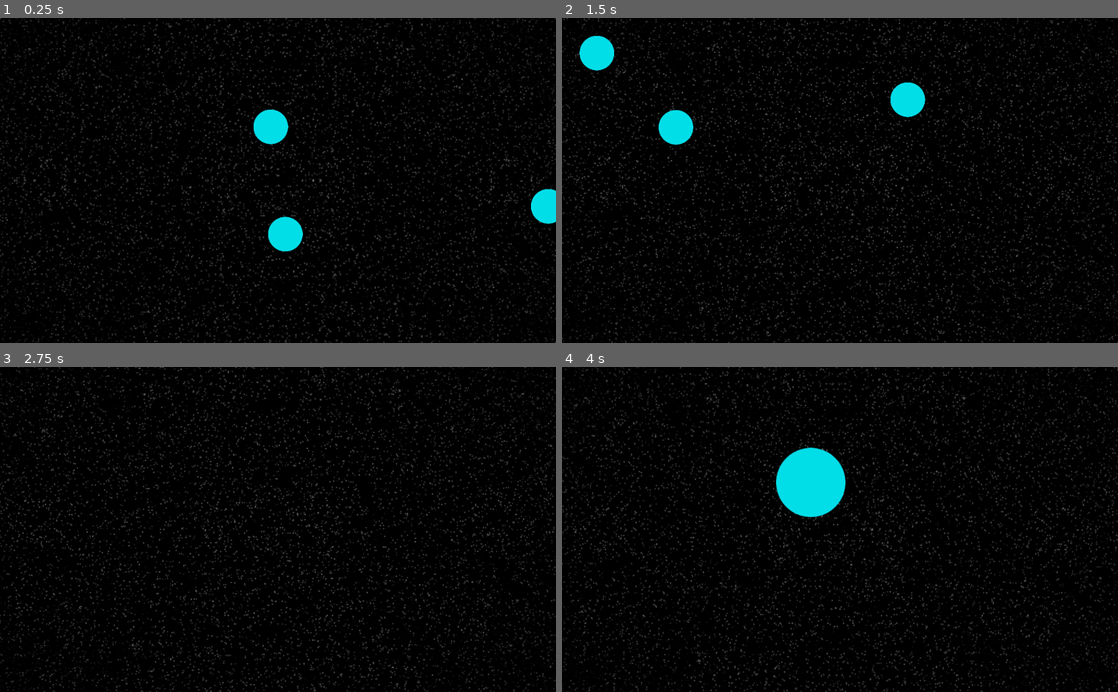
Above: before the commit, frames 1-4 (two rows, left to right).
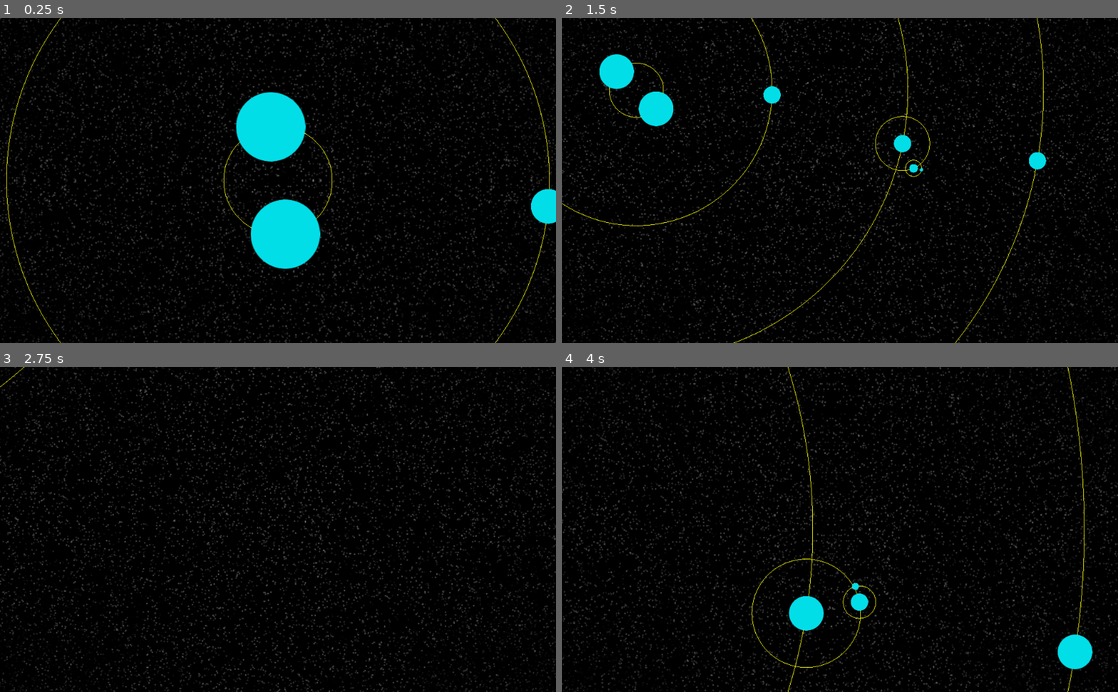
Above: after the commit, the same moments.

Repository: Neerti/AutonomyGame
Game: Godot game, scene res://Main.tscn
Two runs of this game, one before a commit and one after it. Both use one fixed random seed, a clock stepped at 60 frames per second and the inputs below.
Inputs:
- Up to frame 1 (0.25 s): no input
- Up to frame 2 (1.5 s): hold Right (ui_right) 0.53-1.28 s; hold Page Up (zoom_in) 0.53-1.28 s; hold Down (ui_down) from 1.28 s (still down); tap Page Down (zoom_out) at 1.35 s
- Up to frame 3 (2.75 s): release Down (ui_down) at 2.03 s; hold Right (ui_right) from 2.03 s (still down); hold Page Up (zoom_in) from 2.03 s (still down)
- Up to frame 4 (4 s): release Right (ui_right) at 2.78 s; release Page Up (zoom_in) at 2.78 s; hold Up (ui_up) 2.78-3.53 s; tap Page Down (zoom_out) at 2.85 s; hold Left (ui_left) from 3.53 s (still down); hold Page Up (zoom_in) from 3.53 s (still down)

The runs differ from the first frame. In frame 1, 3.7% of the frame differs, in the area x 1-99%, y 0-100%; in frame 2, 13%, in the area x 0-100%, y 0-100%; in frame 3, 9.8%; in frame 4, 13%.

Commit message:
Adds orbital paths.

Diff:
--- a/Game/Camera.gd
+++ b/Game/Camera.gd
@@ -1,9 +1,9 @@
 extends Node2D
 
 const CAMERA_SPEED = 1000
-const ZOOM_STEP = 0.5
-const ZOOM_MIN = 0.5
-const ZOOM_MAX = 10.0
+const ZOOM_STEP = 1.0
+const ZOOM_MIN = 1.0
+const ZOOM_MAX = 20.0
 
 func _process(delta):
 	var velocity = Vector2()
--- a/Game/Data/test_galaxy.json
+++ b/Game/Data/test_galaxy.json
@@ -14,24 +14,27 @@
 				},
 				"Planet A": {
 					"distance": 0.5,
+					"scale": 0.5
 				},
 				"Planet B": {
 					"distance": 1.0,
+					"scale": 0.5,
 					"orbitals": {
 						"Moon A": {
 							"distance": 0.1,
-							"scale": 0.5,
+							"scale": 0.25,
 							"orbitals": {
 								"Station A": {
-									"distance": 0.05,
-									"scale": 0.25
+									"distance": 0.03,
+									"scale": 0.1
 								}
 							}
 						}
 					}
 				},
 				"Planet C": {
-					"distance": 1.5
+					"distance": 1.5,
+					"scale": 0.5
 				},
 			}
 		}
--- a/Game/Map.gd
+++ b/Game/Map.gd
@@ -1,8 +1,5 @@
 extends Node
 
-# class member variables go here, for example:
-# var a = 2
-# var b = "textvar"
 var default_galaxy_path = "res://Data/test_galaxy.json"
 
 func _ready():
@@ -35,7 +32,6 @@
 		return
 
 
-
 func generate_map_from_dict(dict):
 	if typeof(dict) != TYPE_DICTIONARY:
 		printerr("Error: generate_map_from_dict(): Was not given dictionary input.")
@@ -45,6 +41,7 @@
 	for key in solar_systems:
 		print(key, " -> ", solar_systems[key])
 		build_system_from_dict(key, solar_systems[key])
+
 
 # Builds star systems from a dictionary.
 func build_system_from_dict(new_name, dict):
@@ -82,7 +79,8 @@
 
 	# TODO: Constructor?
 	if dict.has("scale"):
-		new_orbital.scale = Vector2(dict["scale"], dict["scale"])
+		# Note, DO NOT scale the base object, or it will mess up a lot of things.
+		new_orbital.scale_sprite(Vector2(dict["scale"], dict["scale"]))
 	if dict.has("angle"):
 		new_orbital.initial_angle = dict["angle"]
 
--- /dev/null
+++ b/Game/OrbitPath.gd
@@ -0,0 +1,35 @@
+extends Node2D
+
+# Draws a basic circle to represent the orbital path.
+# If orbits are ever refactored to be capable of elipical orbits, this will also require a rewrite.
+
+#func draw_empty_circle(Vector2 circle_center, Vector2 circle_radius, Color color, int resolution):
+# Taken from https://www.reddit.com/r/godot/comments/3ktq39/drawing_empty_circles_and_curves/
+func draw_empty_circle(circle_center, circle_radius, color, resolution):
+	var draw_counter = 1
+	var line_origin = Vector2()
+	var line_end = Vector2()
+	line_origin = circle_radius + circle_center
+
+	while draw_counter <= 360:
+		line_end = circle_radius.rotated(deg2rad(draw_counter)) + circle_center
+		draw_line(line_origin, line_end, color)
+		draw_counter += 1 / resolution
+		line_origin = line_end
+
+	line_end = circle_radius.rotated(deg2rad(360)) + circle_center
+	draw_line(line_origin, line_end, color)
+
+func _draw():
+	draw_empty_circle(
+		#	get_parent().get_parent().position ,
+			-get_parent().position,
+		#	Vector2(get_parent().orbital_distance * 1000, get_parent().orbital_distance * 1000),
+			position - get_parent().position,
+			Color(255, 255, 0),
+			1
+			)
+
+
+func _process(delta):
+	update()
--- a/Game/Orbital.gd
+++ b/Game/Orbital.gd
@@ -1,4 +1,4 @@
-extends Position2D
+extends "res://System.gd"
 
 # This implements a fake circular orbit around the node's parent.
 # Maybe someday it can be refactored to include ellipical orbits.
@@ -79,3 +79,6 @@
 	var period = pow(distance_from_parent, 3)
 	period = sqrt(period)
 	return period
+
+func scale_sprite(new_vector2):
+	$"Sprite".scale = new_vector2
--- a/Game/Orbital.tscn
+++ b/Game/Orbital.tscn
@@ -1,7 +1,8 @@
-[gd_scene load_steps=3 format=2]
+[gd_scene load_steps=4 format=2]
 
 [ext_resource path="res://Orbital.gd" type="Script" id=1]
-[ext_resource path="res://Star/star_placeholder.png" type="Texture" id=2]
+[ext_resource path="res://OrbitPath.gd" type="Script" id=2]
+[ext_resource path="res://Star/star_placeholder.png" type="Texture" id=3]
 
 [node name="Orbiter" type="Position2D"]
 
@@ -11,9 +12,14 @@
 orbital_distance = 1
 initial_angle = null
 
-[node name="Sprite" type="Sprite" parent="." index="0"]
+[node name="OrbitPath" type="Node2D" parent="." index="0"]
+
+z_index = -1
+script = ExtResource( 2 )
+_sections_unfolded = [ "Transform", "Z Index" ]
+
+[node name="Sprite" type="Sprite" parent="." index="1"]
 
 modulate = Color( 0.0107117, 0.871718, 0.914062, 1 )
-scale = Vector2( 0.5, 0.5 )
-texture = ExtResource( 2 )
-_sections_unfolded = [ "Transform" ]
+texture = ExtResource( 3 )
+_sections_unfolded = [ "Transform", "Z Index" ]
--- a/Game/System.gd
+++ b/Game/System.gd
@@ -1,15 +1,35 @@
 extends Position2D
 
-# class member variables go here, for example:
-# var a = 2
-# var b = "textvar"
+# This piece taken from https://www.reddit.com/r/godot/comments/3ktq39/drawing_empty_circles_and_curves/
+func draw_empty_circle(circle_center, circle_radius, color, resolution):
+	var draw_counter = 1
+	var line_origin = Vector2()
+	var line_end = Vector2()
+	line_origin = circle_radius + circle_center
 
-func _ready():
-	# Called every time the node is added to the scene.
-	# Initialization here
-	pass
+	while draw_counter <= 360:
+		line_end = circle_radius.rotated(deg2rad(draw_counter)) + circle_center
+		draw_line(line_origin, line_end, color)
+		draw_counter += 1 / resolution
+		line_origin = line_end
 
+	line_end = circle_radius.rotated(deg2rad(360)) + circle_center
+	draw_line(line_origin, line_end, color)
+
+#
+#func _draw():
+#	for child in get_children():
+#		var orbital_class = load("res://Orbital.gd")
+#		if child is orbital_class:
+#			var dist = child.position - position
+#			print(dist)
+#			draw_empty_circle(
+#					position ,
+#					dist,
+#					Color(255, 255, 0),
+#					1
+#					)
+#
+## TODO: Remove later.
 #func _process(delta):
-#	# Called every frame. Delta is time since last frame.
-#	# Update game logic here.
-#	pass
+#	update()
